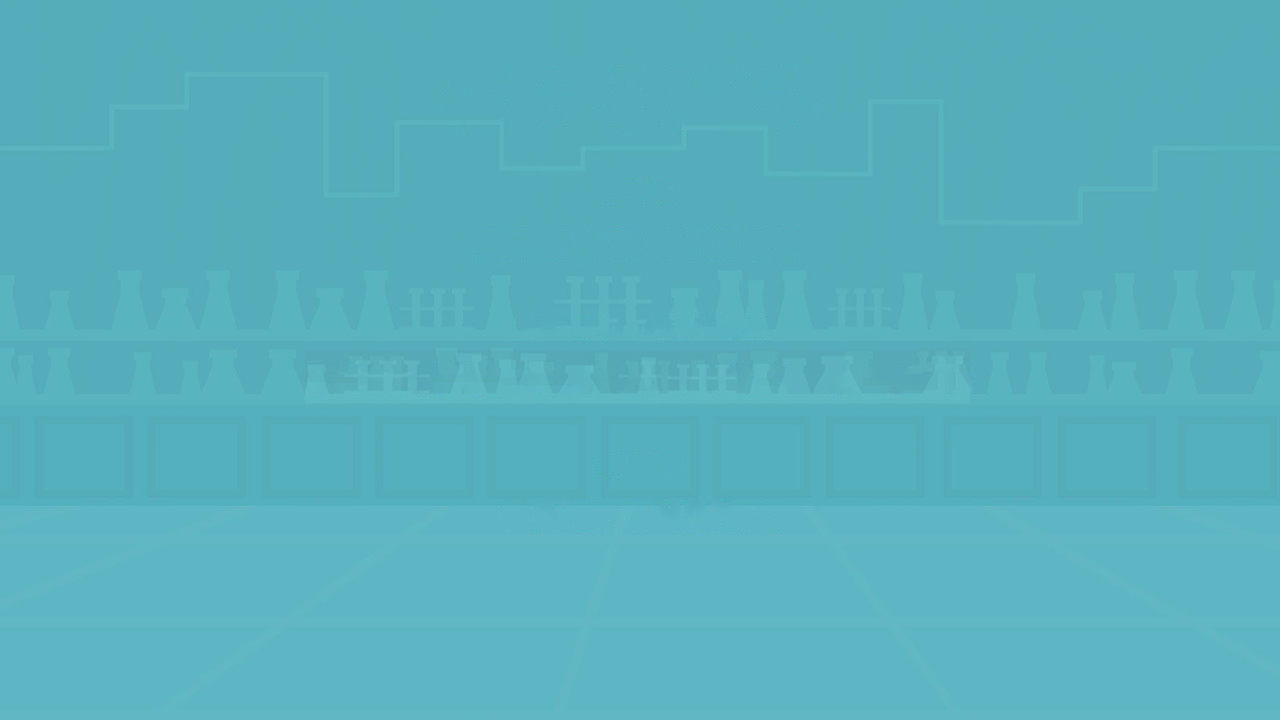
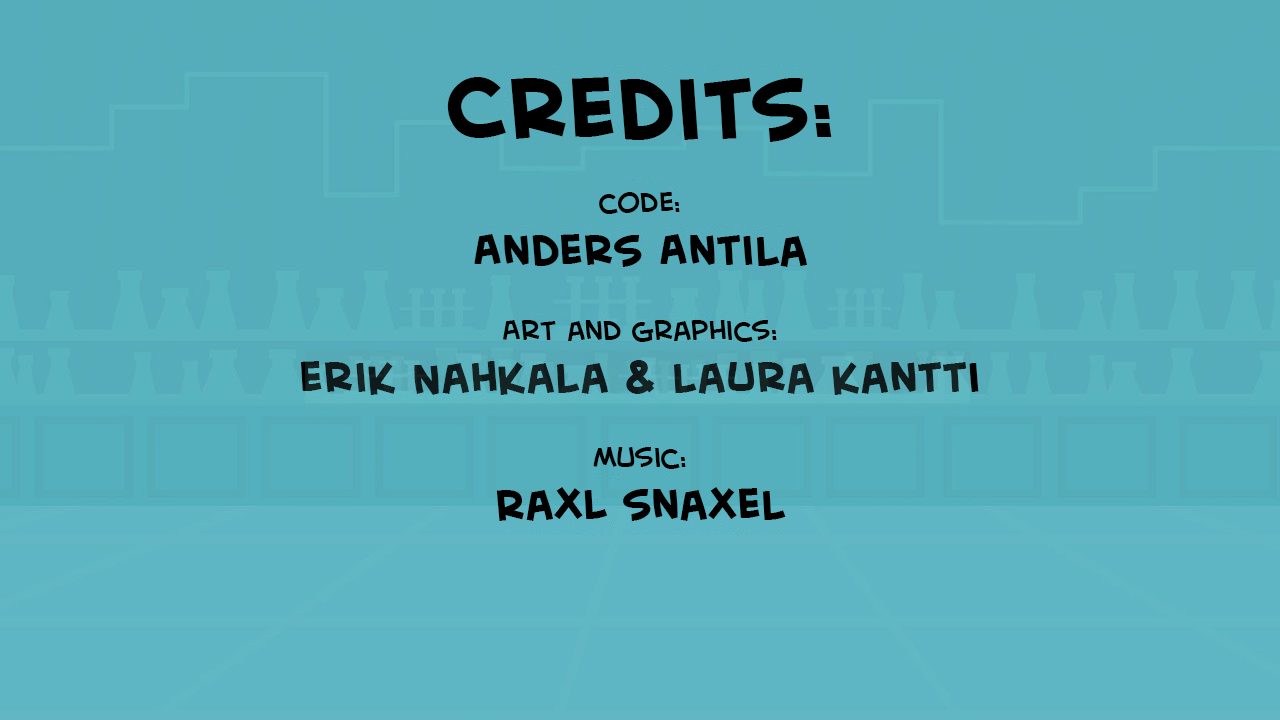
Layers edited between the first and the second 1280px x 720px image:
added layer "Credits: code: Anders Antila Art and graphics: erik Nahkala &" above "Background copy" over 300, 77, 979, 521
hid "Background" over 300, 77, 979, 521
